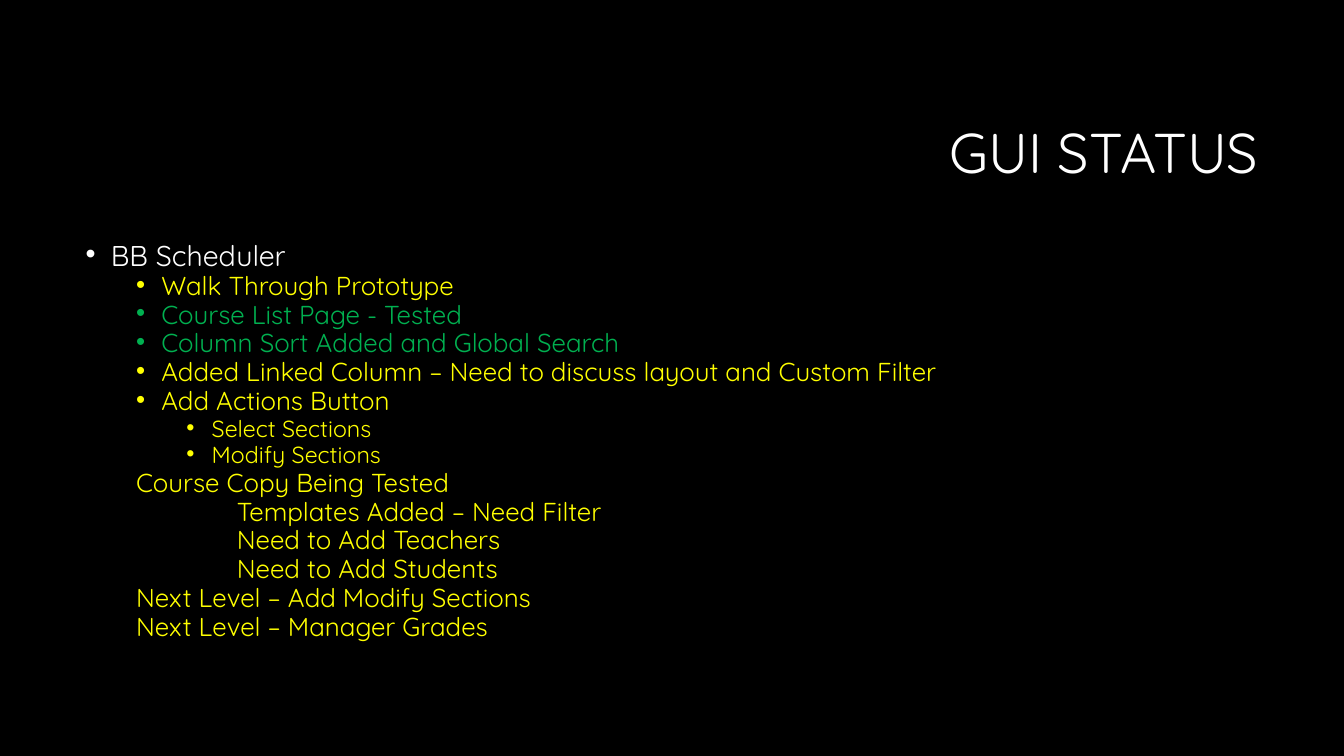
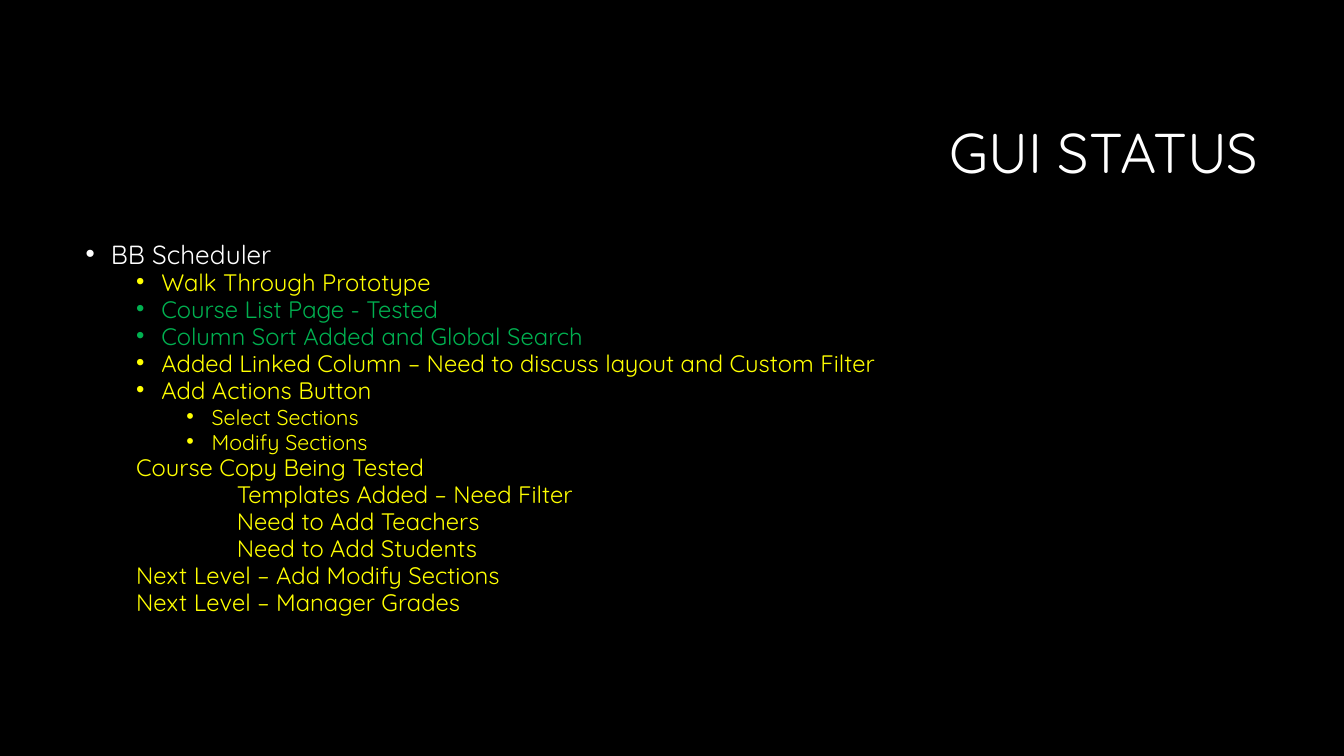
Before and after one commit to joefavero/WaukeshaBBScheduler, a slide deck: slide 6 of docs/Waukesha Week 4.pptx. Drawn at 1344x756 pixels with LibreOffice and Linux fonts; fonts in the diff are those of the drawing; background and template pictures are left out. Boxes give left, top, right and bottom in pixels: in the first picture for what was removed or moved away, otherwise in the second. Text is boxed around its words. In the diff, an @@ line names an element or a change of style, - is before the commit and + after.

```diff
--- a/docs/Waukesha Week 4.pptx
+++ b/docs/Waukesha Week 4.pptx
@@ text "BB Scheduler" at (111,244,874,616): size 20.4 to 18.7 pt in "BB Scheduler"; size 18.5 to 17 pt in "Walk Through Prototype", "Course List Page - Tested", "Column Sort Added and Global Search", "Added Linked Column – Need to discuss ..." and 7 more places; size 16.6 to 15.3 pt in "Select Sections", "Modify Sections" @@
```
Also in this commit, not shown: 1 other file.
